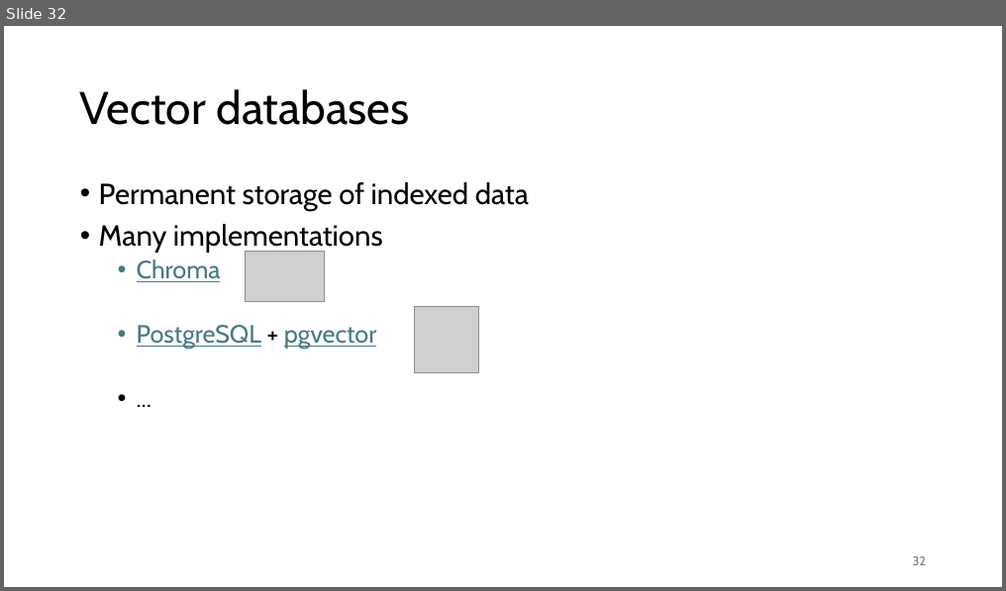
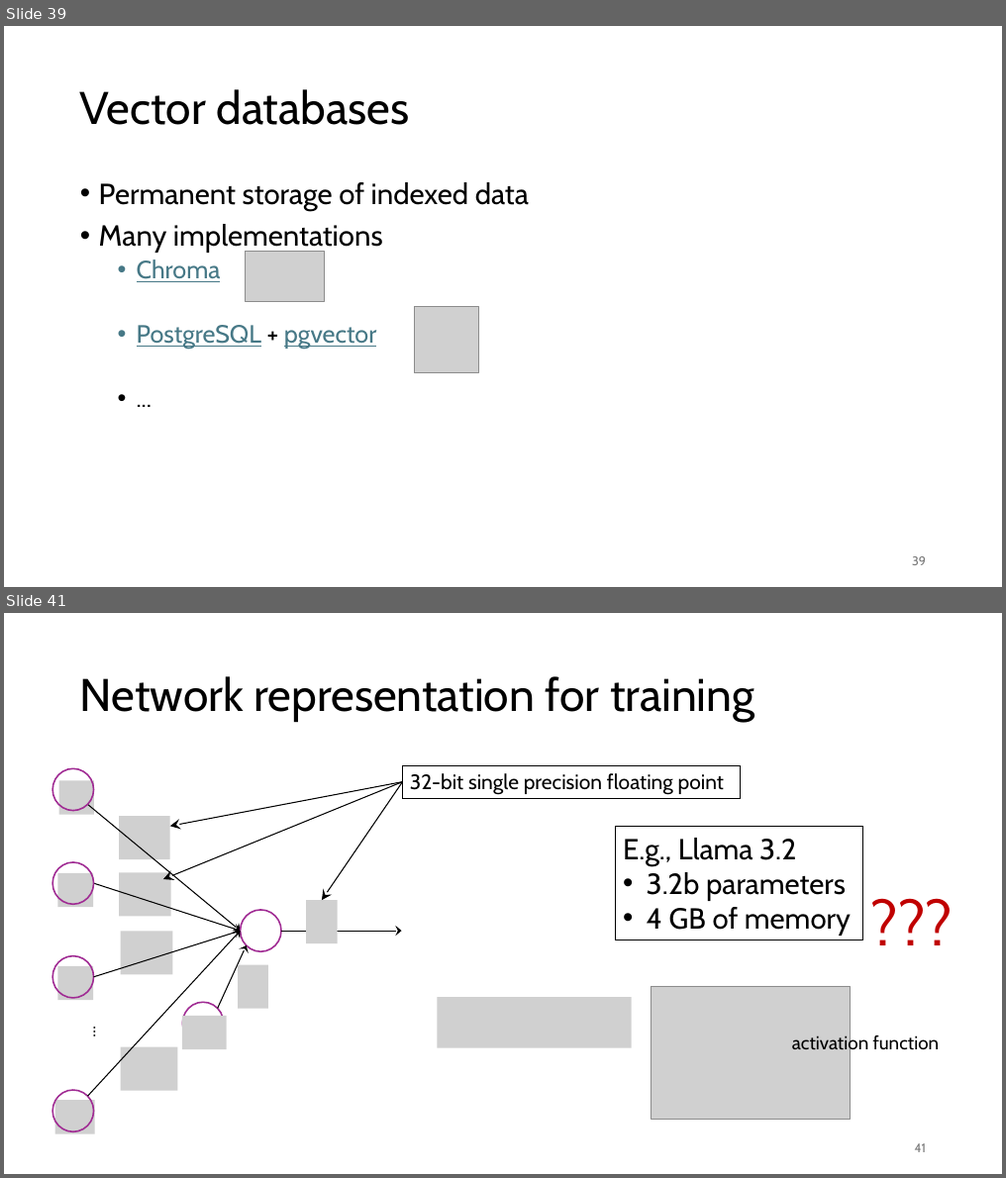
Before and after one commit to gjbex/Deploying-LLMs-locally, a slide deck: local_LLMs.pptx. Shown one above the other, each under a label of ours: slide 32 before the commit, slides 39 and 41 after it; the slides between them are not shown. The pictures are 1006x591 and 1006x1178 pixels, drawn with LibreOffice and Linux fonts; fonts in the diff are those of the drawing; grey boxes stand for pictures. Boxes give left, top, right and bottom in pixels: in the first picture for what was removed or moved away, otherwise in the second. Text is boxed around its words. In the diff, an @@ line names an element or a change of style, - is before the commit and + after.

Commit message:
Add slides on floating point representations

```diff
--- a/local_LLMs.pptx
+++ b/local_LLMs.pptx
@@ slide 41 added at bbox=[4, 613, 1002, 1174], background #FFFFFF @@
@@ title added at bbox=[80, 676, 754, 722], 44 pt, text #000000 @@
+Network representation for training
@@ group added at bbox=[163, 765, 740, 900]: 3 arrows, 1 rectangle @@
+32-bit single precision floating point
@@ rectangle added at bbox=[616, 827, 862, 940], outline #000000 0.75 pt, 28 pt, text #000000 @@
+E.g., Llama 3.2
+• 3.2b parameters
+• 4 GB of memory
@@ text added at bbox=[863, 880, 973, 963], 60 pt, text #C00000 @@
+???
@@ group added at bbox=[53, 768, 402, 1134]: 11 pictures, 6 arrows, 6 ellipses, 1 text @@
+...
@@ group added at bbox=[437, 986, 940, 1120]: 4 pictures, 1 text @@
+activation function
@@ page number added at bbox=[915, 1144, 926, 1153], 12 pt, text #797979 @@
+41
@@ what was slide 32 is now slide 39 @@
@@ page number at bbox=[912, 557, 926, 566]: text changed @@
-32
+39
```
Also in this commit, not shown: 5 slides changed, 12 other slides added.
